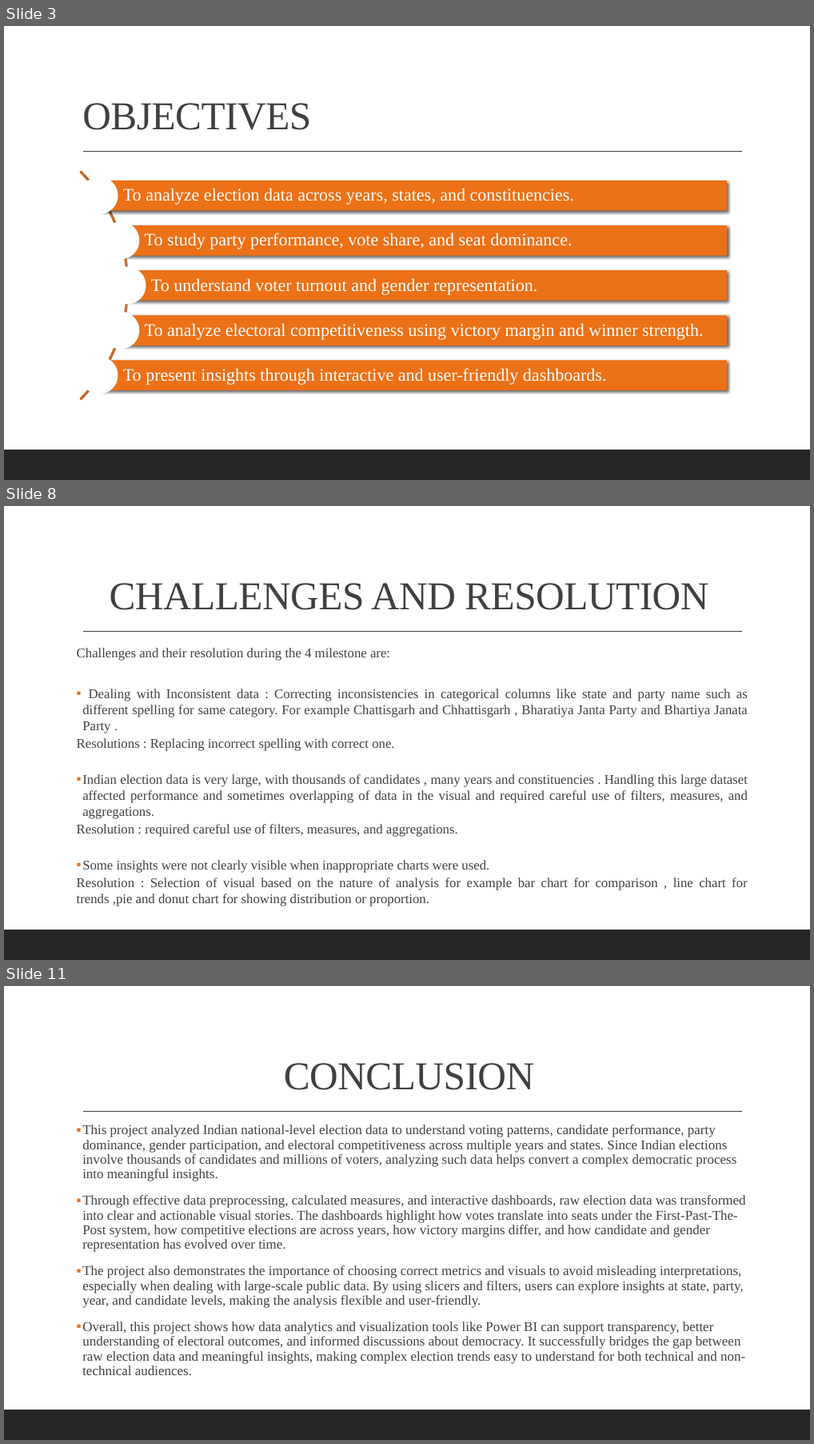
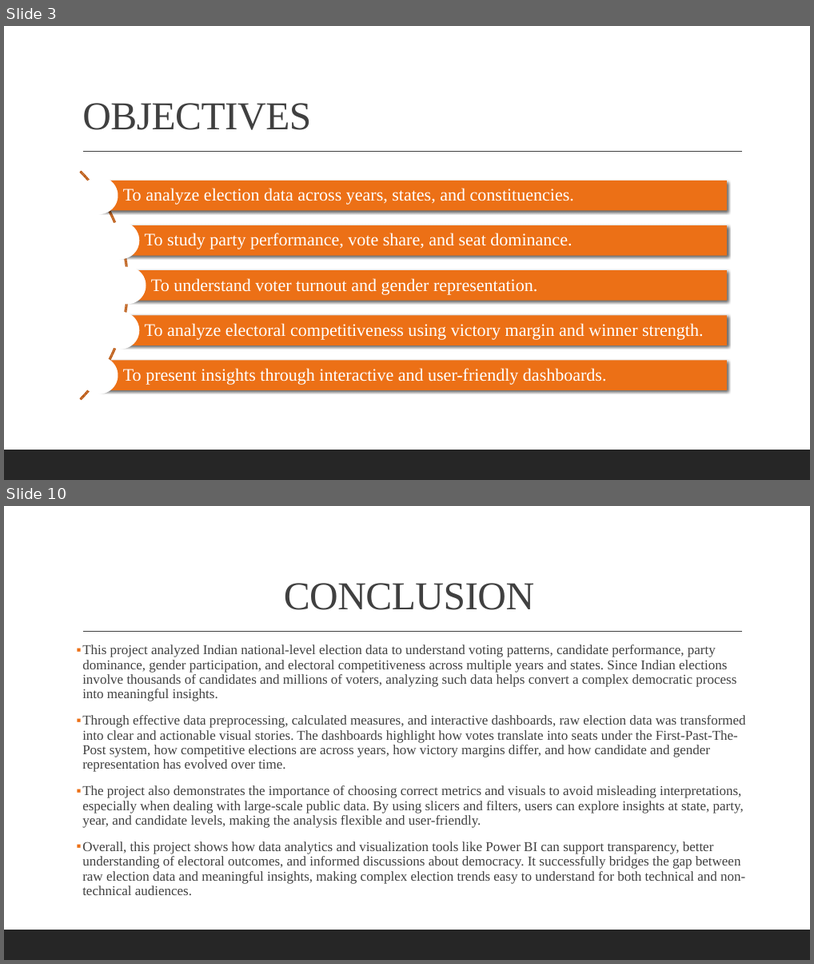
Before and after one commit to aryamishra452/Infosys_Springboard_Virtual_Internship-2026_Batch-11_Team-B, a slide deck: Team Members PPT/KritikaBalpande_ppt.pptx. Shown one above the other, each under a label of ours: slides 3, 8 and 11 before the commit, slides 3 and 10 after it; the slides between them are not shown. The pictures are 814x1444 and 814x964 pixels, drawn with LibreOffice and Linux fonts; fonts in the diff are those of the drawing. Boxes give left, top, right and bottom in pixels: in the first picture for what was removed or moved away, otherwise in the second. Text is boxed around its words. In the diff, an @@ line names an element or a change of style, - is before the commit and + after.

```diff
--- a/Team Members PPT/KritikaBalpande_ppt.pptx
+++ b/Team Members PPT/KritikaBalpande_ppt.pptx
@@ slide 8 removed at (4, 506, 810, 960), background #FFFFFF; not listed: 2 template elements that a slide beside it also shows @@
@@ title removed at (110, 583, 709, 610) @@
-CHALLENGES AND RESOLUTION
@@ text removed at (77, 648, 748, 906) @@
-Challenges and their resolution during the 4 milestone are:
-▪ Dealing with Inconsistent data : Correcting inconsistencies in categorical columns like state and party name such as different spelling for same category. For example Chattisgarh and Chhattisgarh , Bharatiya Janta Party and Bhartiya Janata Party .
-Resolutions : Replacing incorrect spelling with correct one.
-▪ Indian election data is very large, with thousands of candidates , many years and constituencies . Handling this large dataset affected performance and sometimes overlapping of data in the visual and required careful use of filters, measures, and aggregations.
-Resolution : required careful use of filters, measures, and aggregations.
-▪ Some insights were not clearly visible when inappropriate charts were used.
-Resolution : Selection of visual based on the nature of analysis for example bar chart for comparison , line chart for trends ,pie and donut chart for showing distribution or proportion.
@@ what was slide 11 is now slide 10 @@
```
Also in this commit, not shown: 6 slides changed, 1 slide added, 2 other slides removed.
